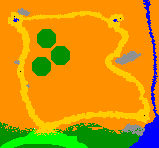
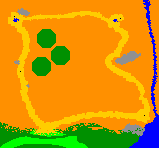
Layer changes from the first (159, 148) image to the second:
painted on "Hintergrund" over [left=27, top=128, right=68, bottom=139]
